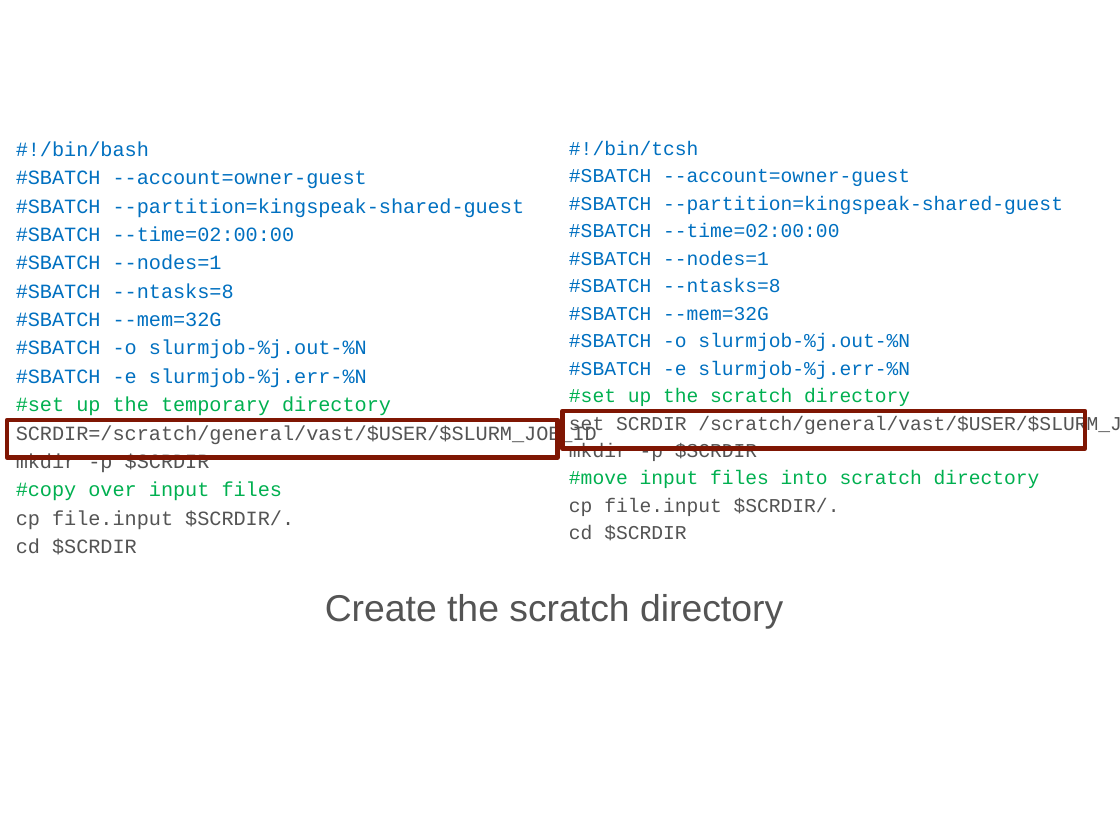
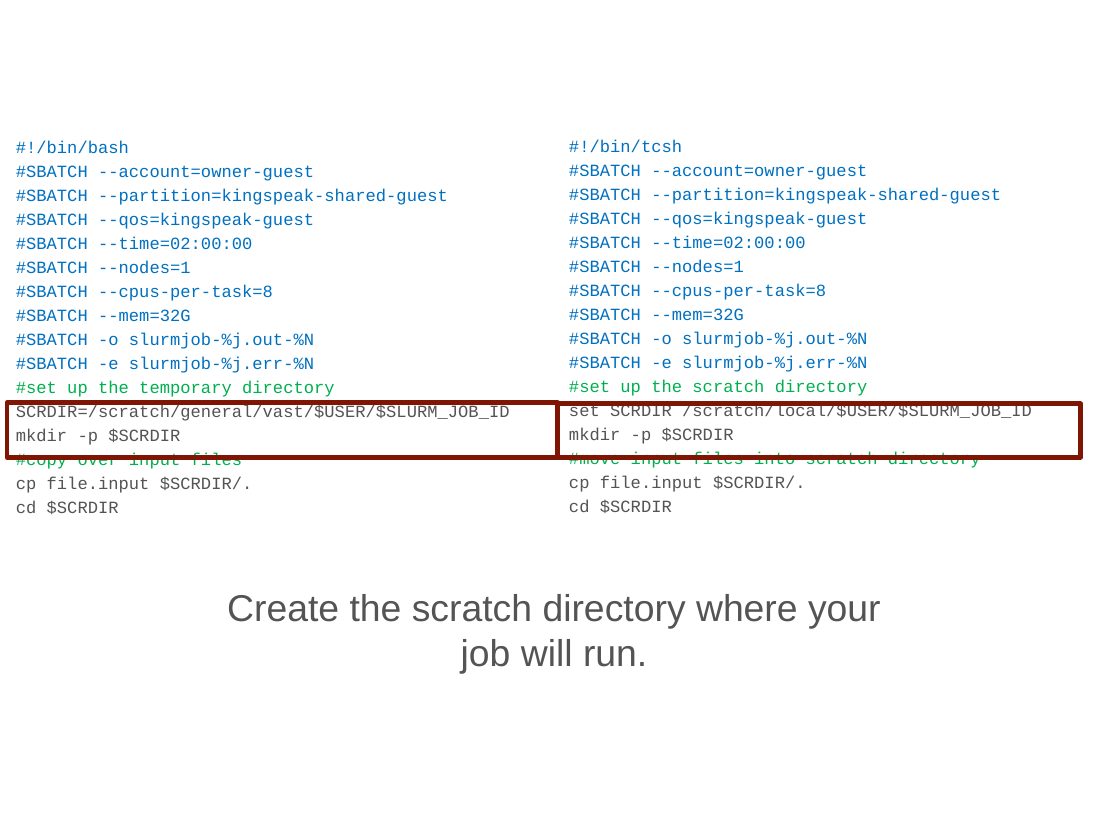
Before and after one commit to chpc-uofu/slurm-lectures, a slide deck: slide 23 of running-jobs-at-chpc.pptx. Drawn at 1120x840 pixels with LibreOffice and Linux fonts; fonts in the diff are those of the drawing; background and template pictures are left out. Boxes give left, top, right and bottom in pixels: in the first picture for what was removed or moved away, otherwise in the second. Text is boxed around its words. In the diff, an @@ line names an element or a change of style, - is before the commit and + after.

```diff
--- a/running-jobs-at-chpc.pptx
+++ b/running-jobs-at-chpc.pptx
@@ text at (16, 140, 510, 514): size 13 to 11 pt in "#!/bin/bash", "#SBATCH --account=owner-guest", "#SBATCH --partition=kingspeak-shared-guest", "#SBATCH --time=02:00:00" and 10 more places @@
@@ text at (569, 140, 1001, 513): size 12.6 to 11 pt in "#!/bin/tcsh", "#SBATCH --account=owner-guest", "#SBATCH --partition=kingspeak-shared-guest", "#SBATCH --time=02:00:00" and 9 more places @@
@@ text at (16, 212, 314, 229): paragraph added @@
+#SBATCH --qos=kingspeak-guest
@@ text at (569, 212, 867, 228): paragraph added @@
+#SBATCH --qos=kingspeak-guest
@@ text at (16, 284, 273, 301): text changed; size 13 to 11 pt @@
-#SBATCH --ntasks=8
+#SBATCH --cpus-per-task=8
@@ text at (569, 284, 826, 300): text changed; size 12.6 to 11 pt @@
-#SBATCH --ntasks=8
+#SBATCH --cpus-per-task=8
@@ rectangle: place and size @@
-rectangle at (7, 420, 558, 457)
+rectangle at (7, 403, 558, 458)
@@ rectangle: place and size @@
-rectangle at (562, 411, 1085, 448)
+rectangle at (558, 404, 1081, 458)
@@ text at (569, 403, 1032, 418): text changed; size 12.6 to 11 pt @@
-set SCRDIR /scratch/general/vast/$USER/$SLURM_JOB_ID
+set SCRDIR /scratch/local/$USER/$SLURM_JOB_ID
@@ text at (227, 594, 881, 673): text changed @@
-Create the scratch directory
+Create the scratch directory where your job will run.
```
Also in this commit, not shown: 18 other slides changed, 1 other file.
